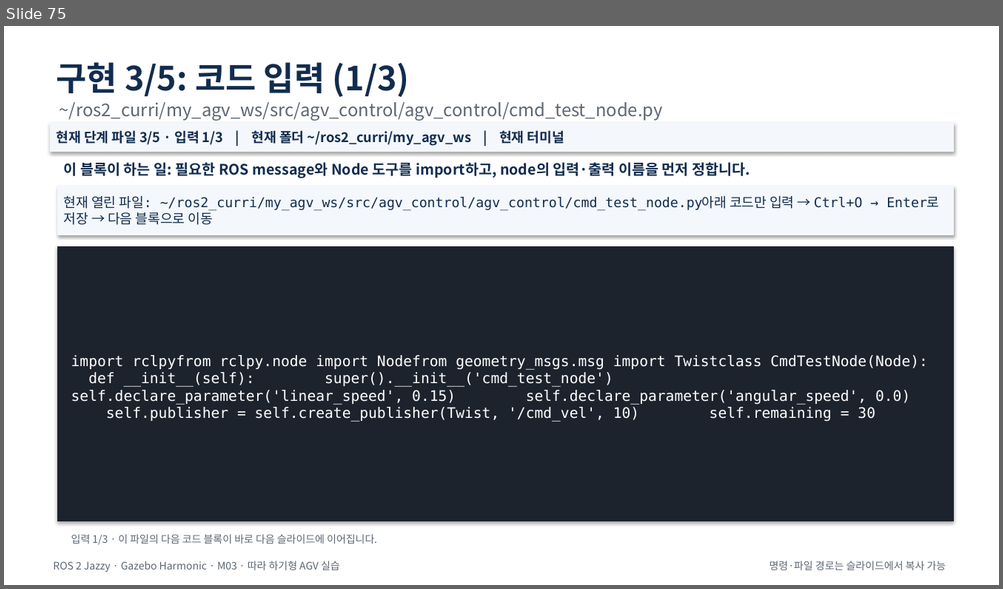
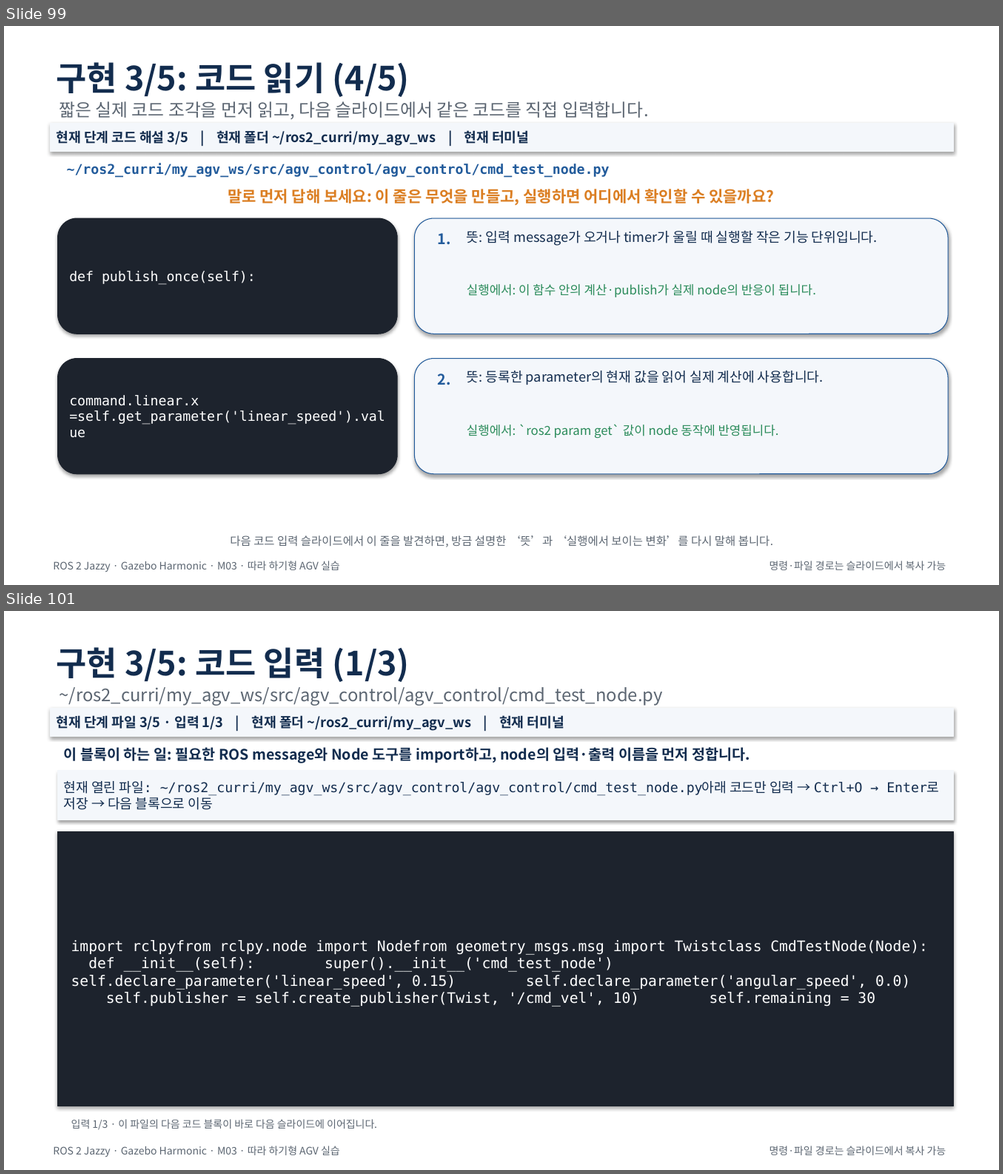
Before and after one commit to choimagon/ros2_curri, a slide deck: blocks/A_ros2_basics/Block_A_M시리즈_통합_따라하기.pptx. Shown one above the other, each under a label of ours: slide 75 before the commit, slides 99 and 101 after it; the slides between them are not shown. The pictures are 1003x589 and 1003x1174 pixels, drawn with LibreOffice and Linux fonts; fonts in the diff are those of the drawing. Boxes give left, top, right and bottom in pixels: in the first picture for what was removed or moved away, otherwise in the second. Text is boxed around its words. In the diff, an @@ line names an element or a change of style, - is before the commit and + after.

```diff
--- a/blocks/A_ros2_basics/Block_A_M시리즈_통합_따라하기.pptx
+++ b/blocks/A_ros2_basics/Block_A_M시리즈_통합_따라하기.pptx
@@ slide 99 added at (x1=4, y1=26, x2=999, y2=585), background #FFFFFF @@
@@ text added at (x1=57, y1=62, x2=410, y2=97), 32 pt, text #122C4E, bold @@
+구현 3/5: 코드 읽기 (4/5)
@@ text added at (x1=60, y1=101, x2=649, y2=119), 17 pt, text #5C6672 @@
+짧은 실제 코드 조각을 먼저 읽고, 다음 슬라이드에서 같은 코드를 직접 입력합니다.
@@ rectangle added at (x1=51, y1=123, x2=953, y2=151), fill #F4F7FB, outline #F4F7FB 0.75 pt, 13 pt, text #122C4E, bold @@
+현재 단계 코드 해설 3/5 | 현재 폴더 ~/ros2_curri/my_agv_ws | 현재 터미널
@@ text added at (x1=67, y1=164, x2=609, y2=178), 13 pt, text #225B9B, bold @@
+~/ros2_curri/my_agv_ws/src/agv_control/agv_control/cmd_test_node.py
@@ text added at (x1=227, y1=189, x2=774, y2=205), 15 pt, text #DB7E22, bold @@
+말로 먼저 답해 보세요: 이 줄은 무엇을 만들고, 실행하면 어디에서 확인할 수 있을까요?
@@ rounded rectangle added at (x1=58, y1=218, x2=397, y2=334), fill #1D232D, outline #1D232D 0.75 pt, 13 pt, text #FFFFFF @@
+def publish_once(self):
@@ rounded rectangle added at (x1=415, y1=218, x2=948, y2=334), fill #F4F7FB, outline #225B9B 0.75 pt @@
@@ text added at (x1=438, y1=233, x2=451, y2=245), 14 pt, text #225B9B, bold @@
+1.
@@ text added at (x1=466, y1=230, x2=876, y2=246), 13 pt, text #122C4E @@
+뜻: 입력 message가 오거나 timer가 울릴 때 실행할 작은 기능 단위입니다.
@@ text added at (x1=466, y1=284, x2=816, y2=298), 12 pt, text #2A8B5A @@
+실행에서: 이 함수 안의 계산·publish가 실제 node의 반응이 됩니다.
@@ rounded rectangle added at (x1=58, y1=359, x2=397, y2=474), fill #1D232D, outline #1D232D 0.75 pt, 13 pt, text #FFFFFF @@
+command.linear.x =self.get_parameter('linear_speed').value
@@ rounded rectangle added at (x1=415, y1=359, x2=948, y2=474), fill #F4F7FB, outline #225B9B 0.75 pt @@
@@ text added at (x1=438, y1=374, x2=451, y2=386), 14 pt, text #225B9B, bold @@
+2.
@@ text added at (x1=466, y1=370, x2=822, y2=385), 13 pt, text #122C4E @@
+뜻: 등록한 parameter의 현재 값을 읽어 실제 계산에 사용합니다.
@@ text added at (x1=466, y1=424, x2=779, y2=438), 12 pt, text #2A8B5A @@
+실행에서: `ros2 param get` 값이 node 동작에 반영됩니다.
@@ text added at (x1=230, y1=536, x2=773, y2=548), 11 pt, text #5C6672 @@
+다음 코드 입력 슬라이드에서 이 줄을 발견하면, 방금 설명한 ‘뜻’과 ‘실행에서 보이는 변화’를 다시 말해 봅니다.
@@ text added at (x1=53, y1=561, x2=340, y2=572), 10 pt, text #5C6672 @@
+ROS 2 Jazzy · Gazebo Harmonic · M03 · 따라 하기형 AGV 실습
@@ text added at (x1=769, y1=561, x2=946, y2=571), 10 pt, text #5C6672 @@
+명령·파일 경로는 슬라이드에서 복사 가능
@@ what was slide 75 is now slide 101 @@
```
Also in this commit, not shown: 34 other slides added, 54 other files.
